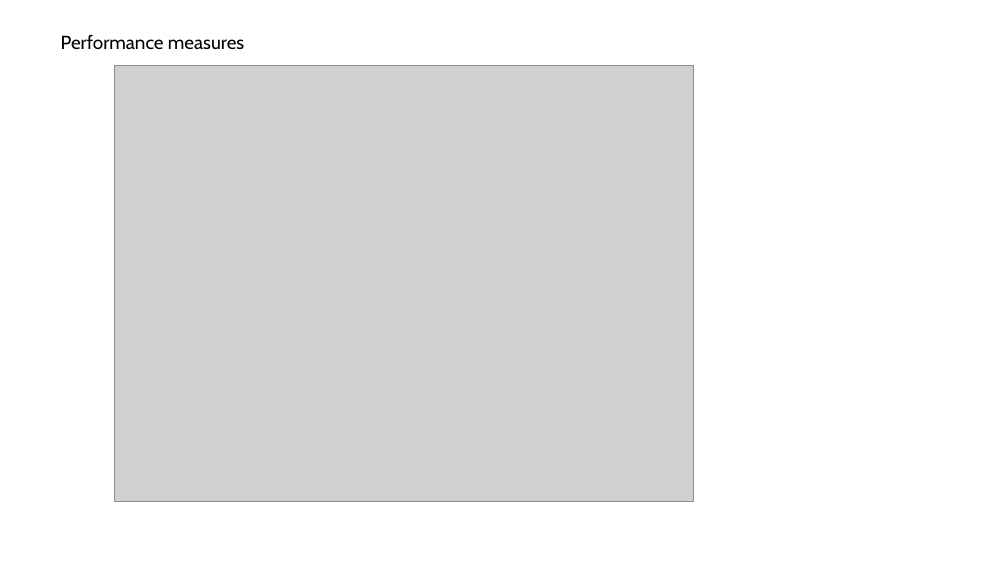
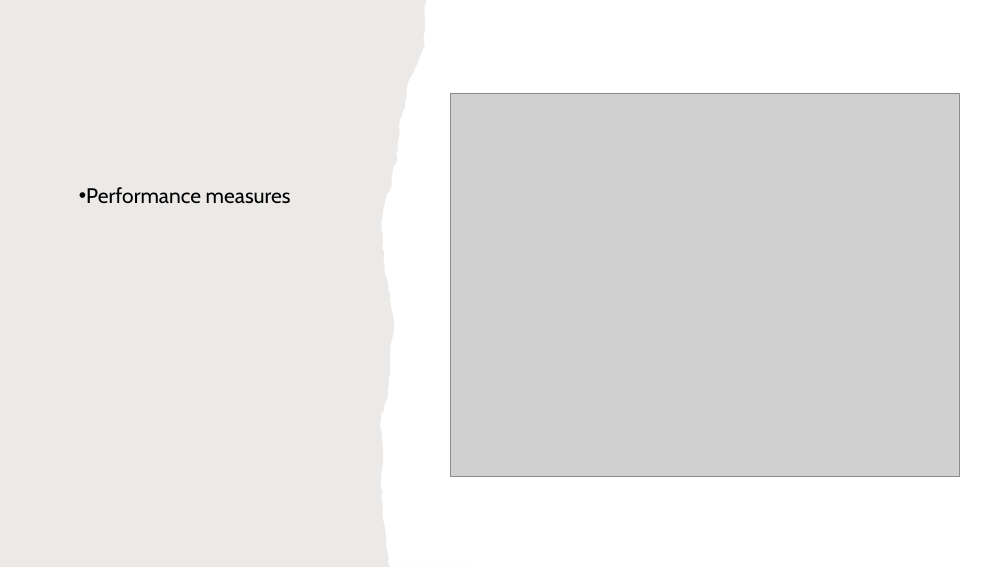
Before and after one commit to vrsyvby/MLAssignmentPartA, a slide deck: slide 6 of Question5MLAssignmentPartA.pptx. Drawn at 1008x567 pixels with LibreOffice and Linux fonts; fonts in the diff are those of the drawing; grey boxes stand for pictures. Boxes give left, top, right and bottom in pixels: in the first picture for what was removed or moved away, otherwise in the second. Text is boxed around its words. In the diff, an @@ line names an element or a change of style, - is before the commit and + after.

```diff
--- a/Question5MLAssignmentPartA.pptx
+++ b/Question5MLAssignmentPartA.pptx
@@ freeform shape added at [0,0,467,567], fill #82766A at 15% opacity @@
@@ picture: place and size @@
-picture at [114,65,694,502]
+picture at [451,93,960,476]
@@ text "Performance measures": place and size @@
-text "Performance measures" at [61,35,244,49]
+text "Performance measures" at [86,187,291,203]
@@ text "Performance measures" at [86,187,291,203]: size 18 to 20 pt; bullet none to •; line spacing 1 to 0.9; more space between paragraphs @@
```
Also in this commit, not shown: 8 other slides changed.
